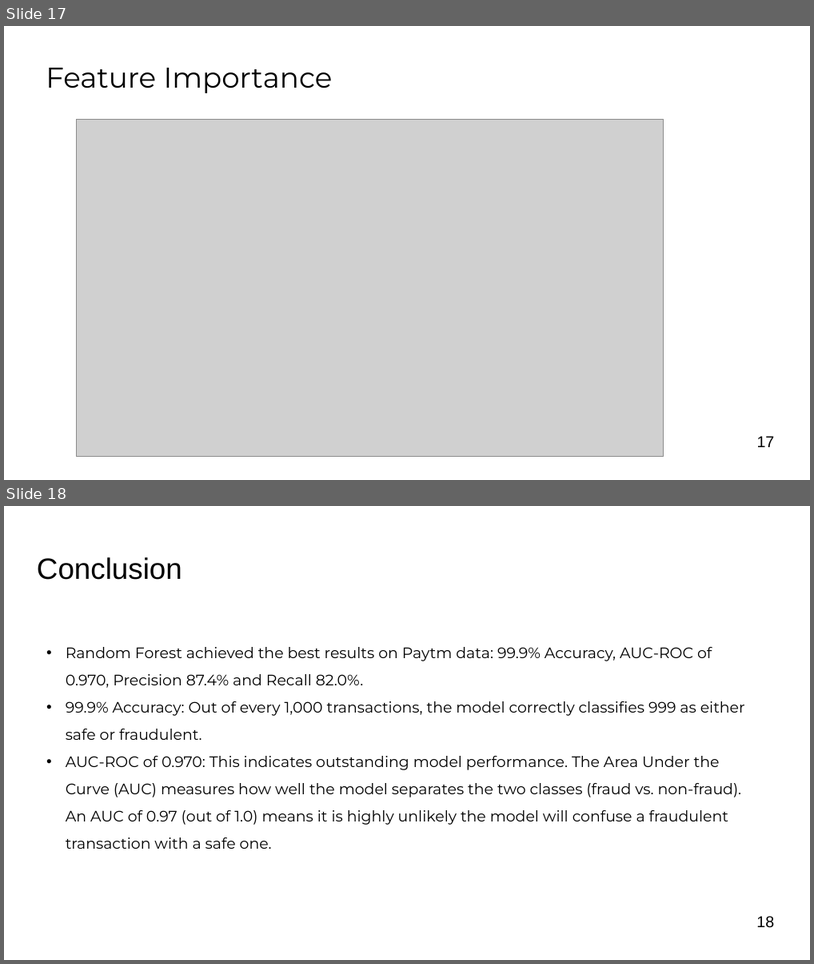
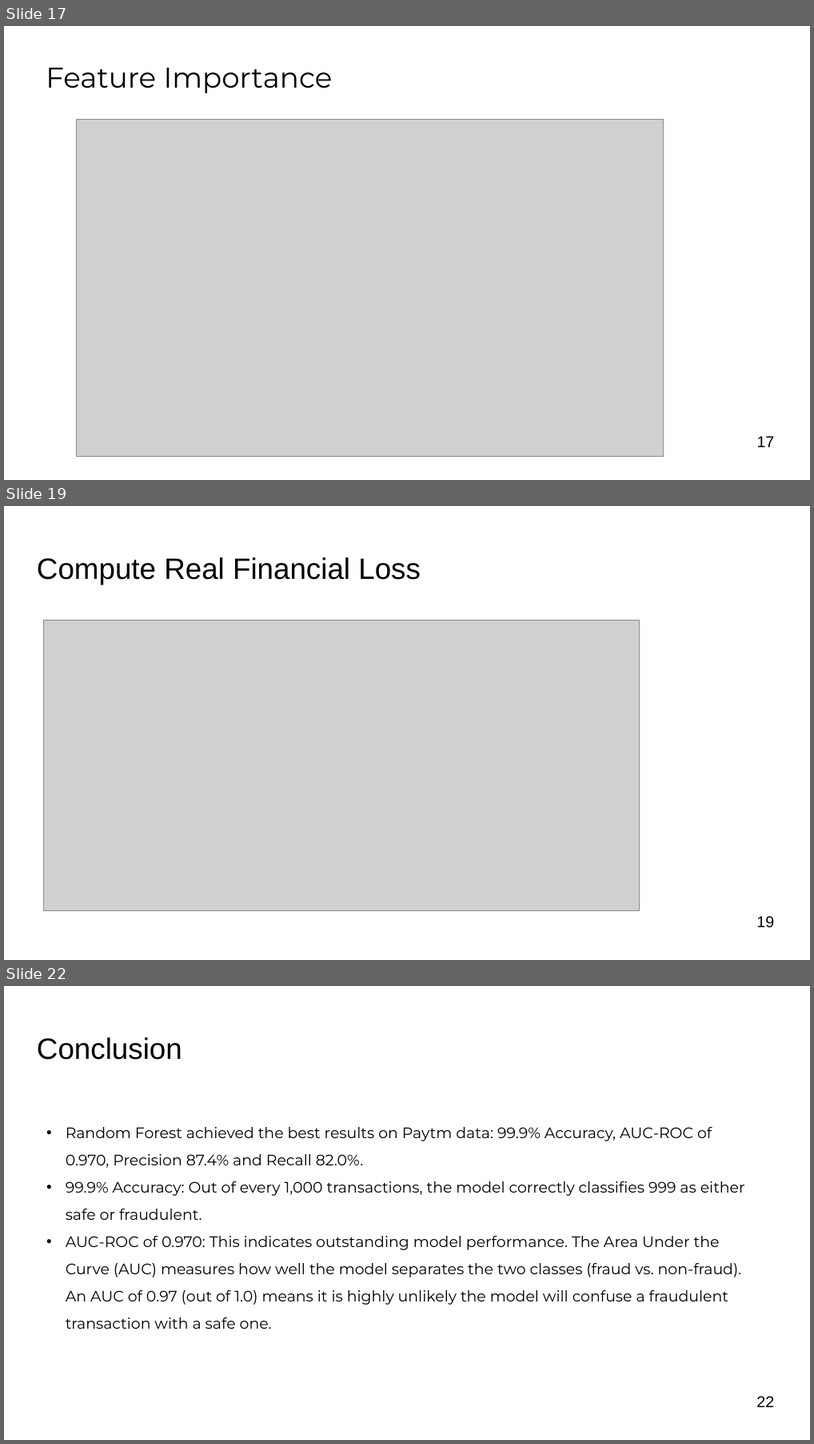
Before and after one commit to shraddhaGit-1813/DS_proj, a slide deck: ShraddhaTiwari - Final Presentation.pptx. Shown one above the other, each under a label of ours: slides 17 and 18 before the commit, slides 17, 19 and 22 after it; the slides between them are not shown. The pictures are 814x964 and 814x1444 pixels, drawn with LibreOffice and Linux fonts; fonts in the diff are those of the drawing; grey boxes stand for pictures; background and template pictures are left out. Boxes give left, top, right and bottom in pixels: in the first picture for what was removed or moved away, otherwise in the second. Text is boxed around its words. In the diff, an @@ line names an element or a change of style, - is before the commit and + after.

```diff
--- a/ShraddhaTiwari - Final Presentation.pptx
+++ b/ShraddhaTiwari - Final Presentation.pptx
@@ slide 19 added at (x1=4, y1=506, x2=810, y2=960), background picture (left out) @@
@@ text added at (x1=37, y1=557, x2=421, y2=584), 35 pt, text #000000 @@
+Compute Real Financial Loss
@@ picture added at (x1=44, y1=620, x2=640, y2=910) @@
@@ page number added at (x1=757, y1=916, x2=774, y2=928), 18.6 pt, text #000000 @@
+19
@@ what was slide 18 is now slide 22 @@
@@ page number at (x1=757, y1=1396, x2=774, y2=1407): text changed @@
-18
+22
```
Also in this commit, not shown: 5 slides changed, 3 other slides added, 1 other file.
